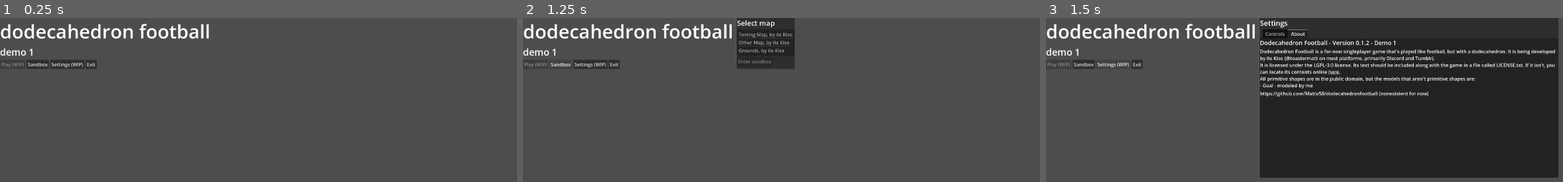
Above: before the commit, frames 1-3 (left to right).
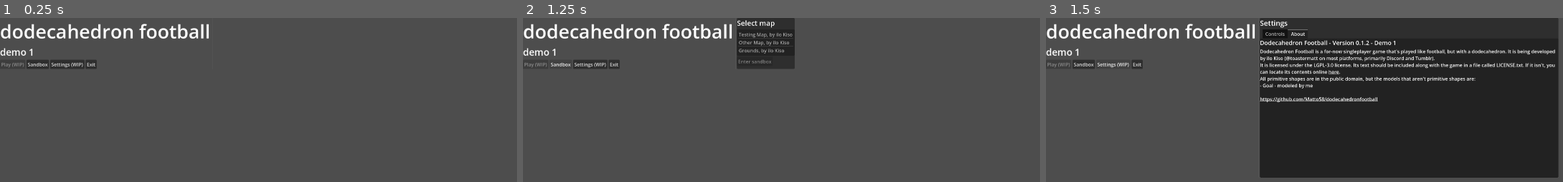
Above: after the commit, the same moments.

Repository: Matto58/dodecahedronfootball
Game: Godot game, scene res://scenes/main_menu.tscn
The game is run twice, just before and just after one commit, with the same random seed, the same clock (stepped at 60 frames per second) and the same inputs.
Inputs:
- Up to frame 1 (0.25 s): no input
- Up to frame 2 (1.25 s): click "Sandbox" at 0.5 s
- Up to frame 3 (1.5 s): click "Settings (WIP)" at 1.25 s

Frames 1-2 are identical in both runs. In frame 3, 0.9% of the frame differs, in the area x 41-74%, y 44-52%.

Commit message:
this link now works

Diff:
--- a/scenes/main_menu.tscn
+++ b/scenes/main_menu.tscn
@@ -187,13 +187,9 @@
 text = "Dodecahedron Football is a for-now singleplayer game that's played like football, but with a dodecahedron. It is being developed by ilo Kiso (@toastermatt on most platforms, primarily Discord and Tumblr).
 It is licensed under the LGPL-3.0 license. Its text should be included along with the game in a file called LICENSE.txt. If it isn't, you can locate its contents online [url href=\"https://raw.githubusercontent.com/spdx/license-list-data/e6ccb09/text/LGPL-3.0-or-later.txt\"]here[/url].
 All primitive shapes are in the public domain, but the models that aren't primitive shapes are:
-- Goal - modeled by me"
-fit_content = true
-
-[node name="githuburl" type="RichTextLabel" parent="HBoxContainer/PanelContainer2/settoing/TabContainer/About" unique_id=89216769]
-layout_mode = 2
-bbcode_enabled = true
-text = "[url]https://github.com/Matto58/dodecahedronfootball[/url] (nonexistent for now)"
+- Goal - modeled by me
+
+[url]https://github.com/Matto58/dodecahedronfootball[/url]"
 fit_content = true
 
 [connection signal="pressed" from="HBoxContainer/VBoxContainer/Container/Button4" to="." method="_on_button_4_pressed"]
